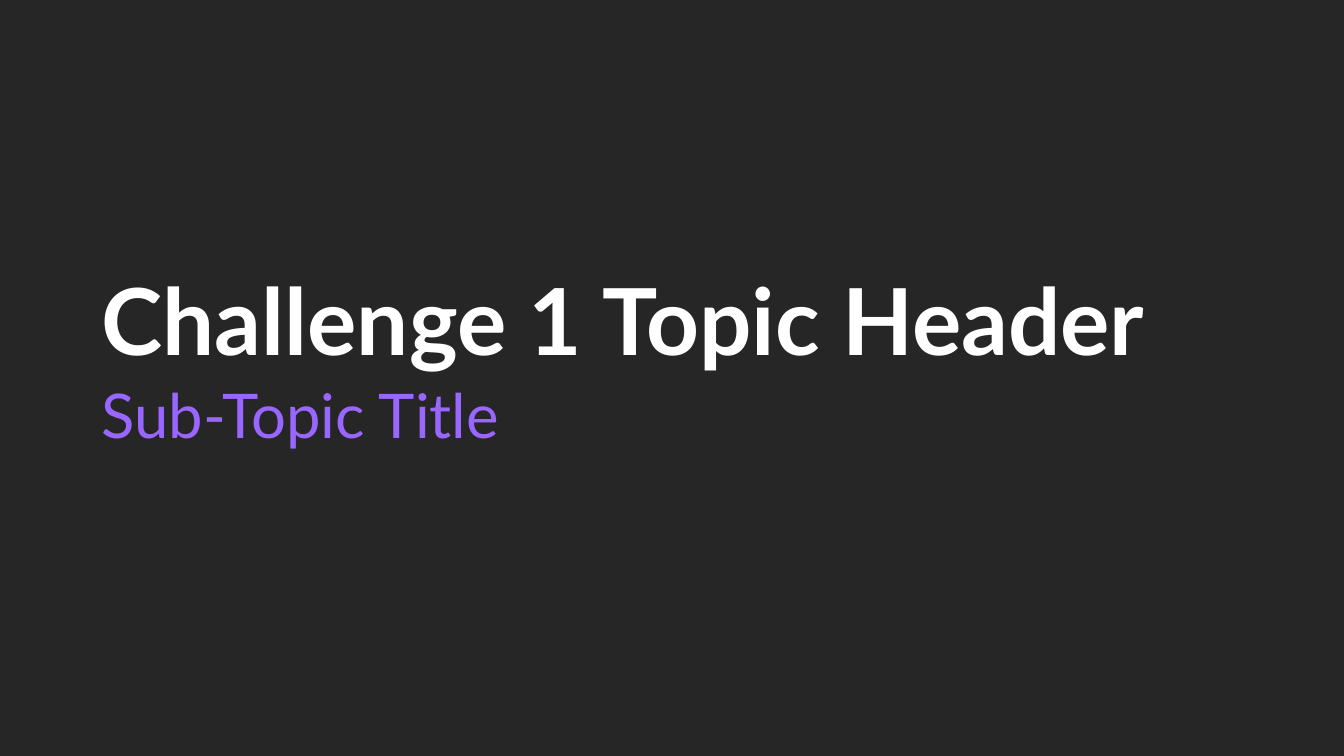
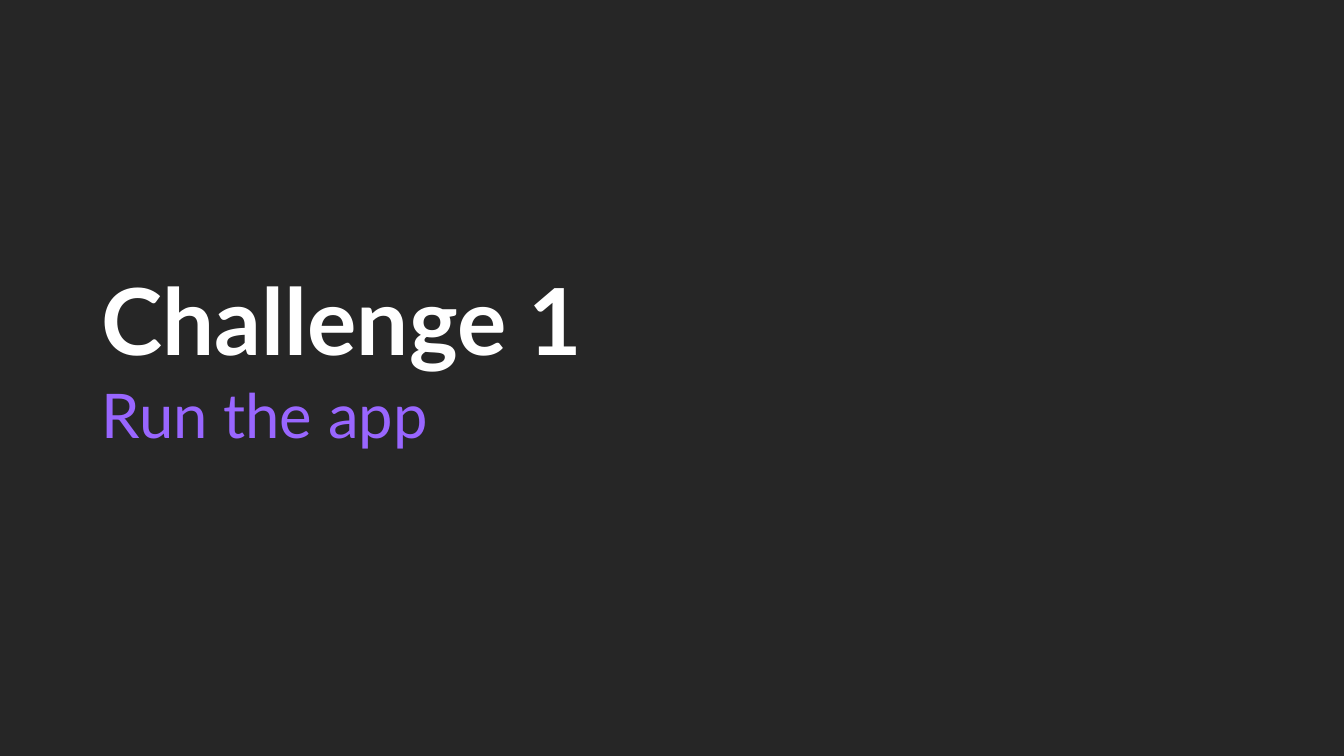
Before and after one commit to microsoft/WhatTheHack, a slide deck: slide 4 of xxx-RockPaperScissorsBoom/Coach/Lectures.pptx. Drawn at 1344x756 pixels with LibreOffice and Linux fonts; fonts in the diff are those of the drawing; background and template pictures are left out. Boxes give left, top, right and bottom in pixels: in the first picture for what was removed or moved away, otherwise in the second. Text is boxed around its words. In the diff, an @@ line names an element or a change of style, - is before the commit and + after.

Commit message:
pptx

```diff
--- a/xxx-RockPaperScissorsBoom/Coach/Lectures.pptx
+++ b/xxx-RockPaperScissorsBoom/Coach/Lectures.pptx
@@ title at (102,286,583,372): text changed @@
-Challenge 1 Topic Header
+Challenge 1
@@ text at (102,392,428,449): text changed @@
-Sub-Topic Title
+Run the app
```
Also in this commit, not shown: 4 other slides changed, 21 slides added, 6 slides removed, 13 other files.
